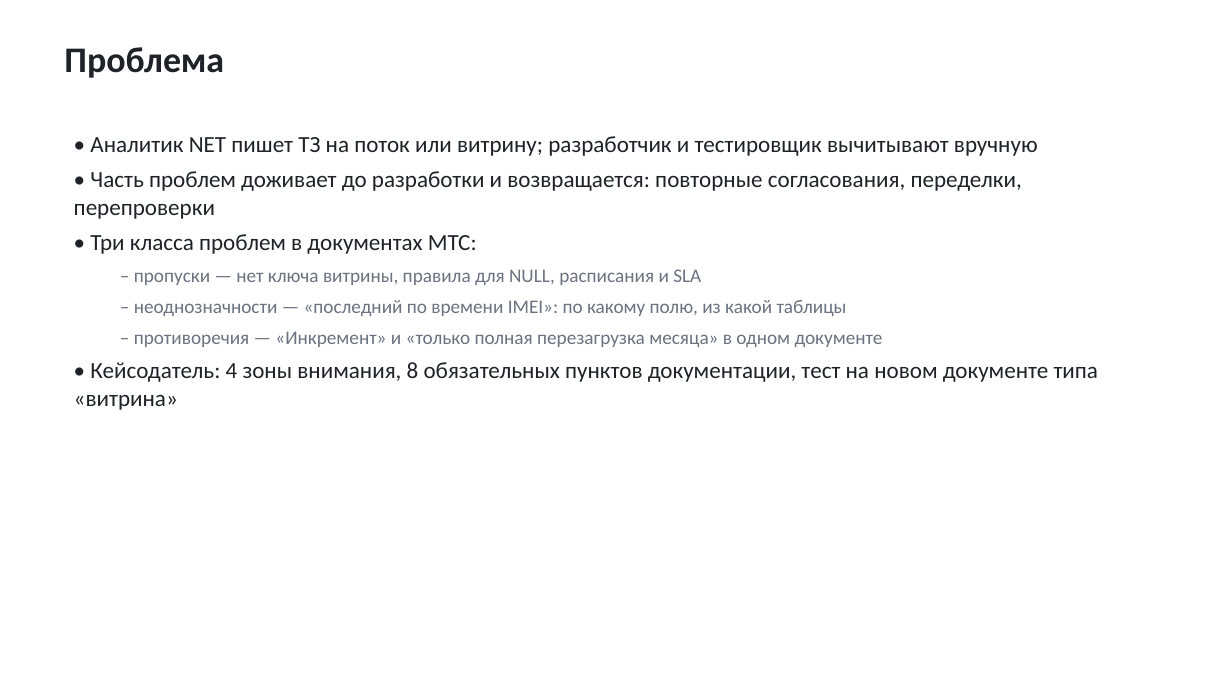
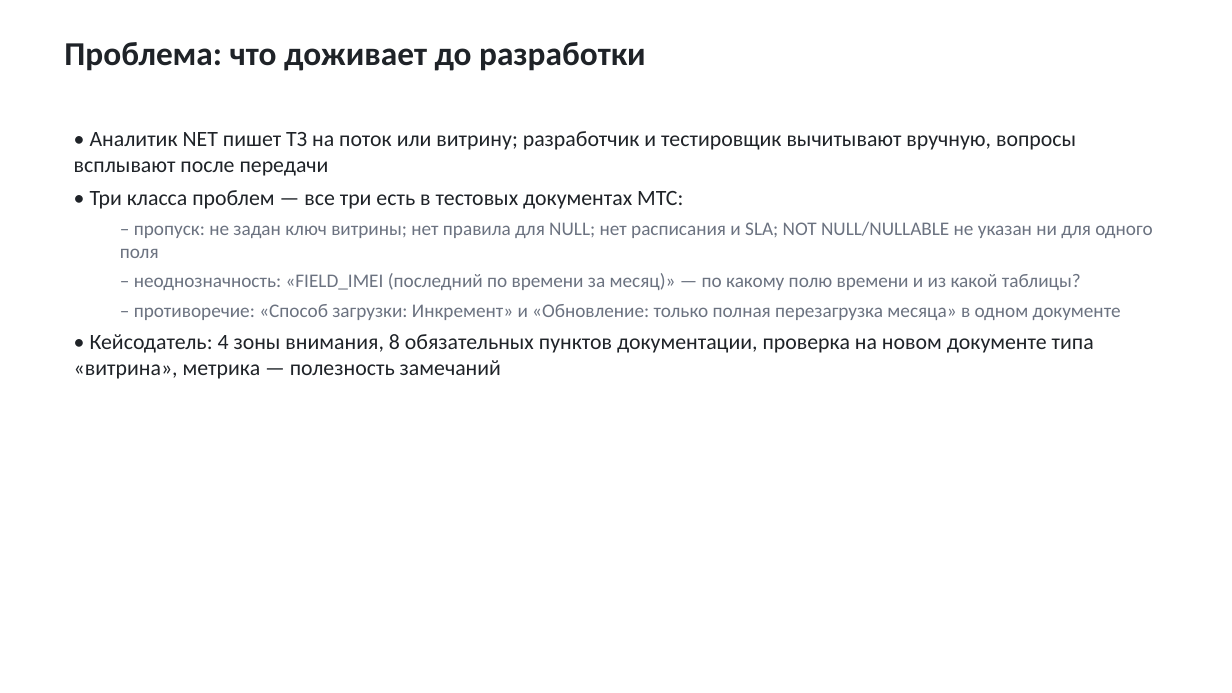
Before and after one commit to FD-AX/MWS, a slide deck: slide 2 of deliverables/interim/TZ_Review_interim.pptx. Drawn at 1232x693 pixels with LibreOffice and Linux fonts; fonts in the diff are those of the drawing. Boxes give left, top, right and bottom in pixels: in the first picture for what was removed or moved away, otherwise in the second. Text is boxed around its words. In the diff, an @@ line names an element or a change of style, - is before the commit and + after.

```diff
--- a/deliverables/interim/TZ_Review_interim.pptx
+++ b/deliverables/interim/TZ_Review_interim.pptx
@@ text at box(64, 42, 646, 71): text changed; size 28 to 26 pt @@
-Проблема
+Проблема: что доживает до разработки
@@ text at box(74, 131, 1152, 379): text changed; size 18 to 15 pt; text colour #1F2328 to #6B7280 @@
-• Аналитик NET пишет ТЗ на поток или витрину; разработчик и тестировщик вычитывают вручную
-• Часть проблем доживает до разработки и возвращается: повторные согласования, переделки, перепроверки
-• Три класса проблем в документах МТС:
-  – пропуски — нет ключа витрины, правила для NULL, расписания и SLA
-  – неоднозначности — «последний по времени IMEI»: по какому полю, из какой таблицы
-  – противоречия — «Инкремент» и «только полная перезагрузка месяца» в одном документе
-• Кейсодатель: 4 зоны внимания, 8 обязательных пунктов документации, тест на новом документе типа «витрина»
+• Аналитик NET пишет ТЗ на поток или витрину; разработчик и тестировщик вычитывают вручную, вопросы всплывают после передачи
+• Три класса проблем — все три есть в тестовых документах МТС:
+  – пропуск: не задан ключ витрины; нет правила для NULL; нет расписания и SLA; NOT NULL/NULLABLE не указан ни для одного поля
+  – неоднозначность: «FIELD_IMEI (последний по времени за месяц)» — по какому полю времени и из какой таблицы?
+  – противоречие: «Способ загрузки: Инкремент» и «Обновление: только полная перезагрузка месяца» в одном документе
+• Кейсодатель: 4 зоны внимания, 8 обязательных пунктов документации, проверка на новом документе типа «витрина», метрика — полезность замечаний
```
Also in this commit, not shown: 4 other slides changed, 17 slides added, 7 slides removed, 7 other files.
